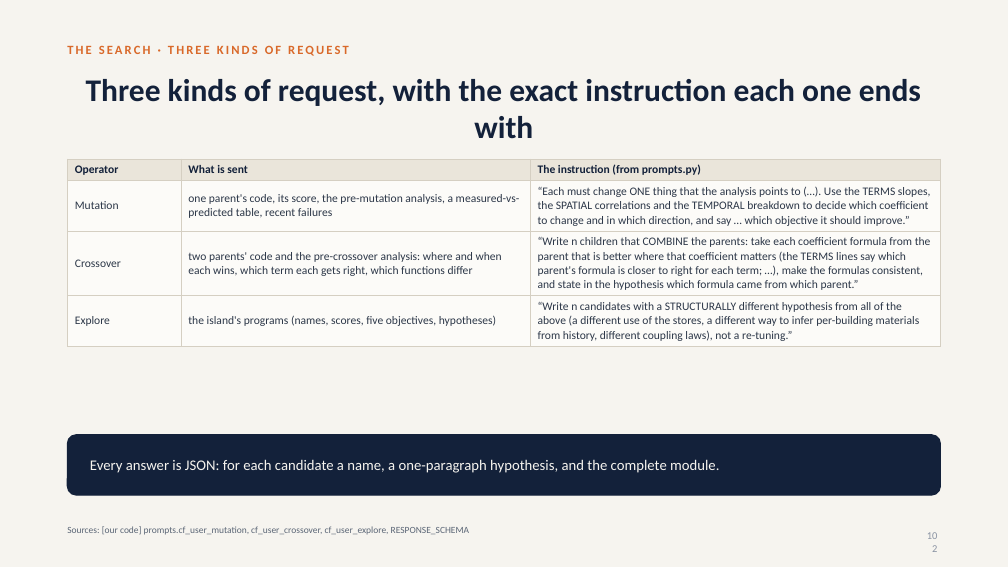
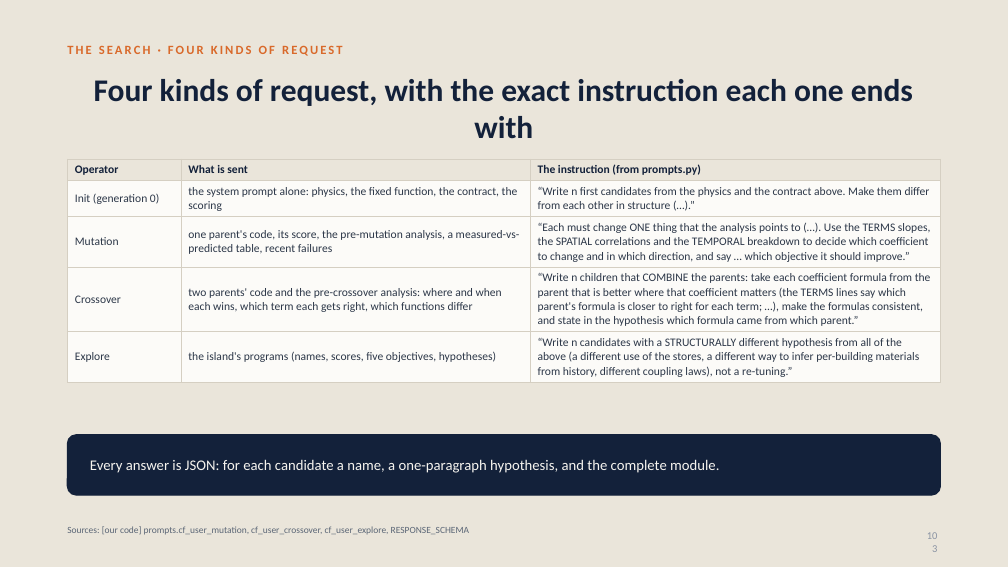
Before and after one commit to srivathsanb14/working-code, a slide deck: slide 103 of docs/One_Controller_for_Every_Building.pptx (slide 102 before the commit). Drawn at 1008x567 pixels with LibreOffice and Linux fonts; fonts in the diff are those of the drawing. Boxes give left, top, right and bottom in pixels: in the first picture for what was removed or moved away, otherwise in the second. Text is boxed around its words. In the diff, an @@ line names an element or a change of style, - is before the commit and + after.

```diff
--- a/docs/One_Controller_for_Every_Building.pptx
+++ b/docs/One_Controller_for_Every_Building.pptx
@@ background #F6F4EF to #EAE5DA @@
@@ text at (67,45,343,56): text changed @@
-THE SEARCH · THREE KINDS OF REQUEST
+THE SEARCH · FOUR KINDS OF REQUEST
@@ title at (94,79,913,139): text changed @@
-Three kinds of request, with the exact instruction each one ends with
+Four kinds of request, with the exact instruction each one ends with
@@ table at (67,159,941,381) @@
+row 2: Init (generation 0) | the system prompt alone: physics, the fixed function, the contract, the scoring | “Write n first candidates from the physics and the contract above. Make them differ from each other in structure (…).”
@@ page number at (915,526,945,548): text changed @@
-102
+103
```
Also in this commit, not shown: 11 other slides changed, 2 slides added, 16 other files.
